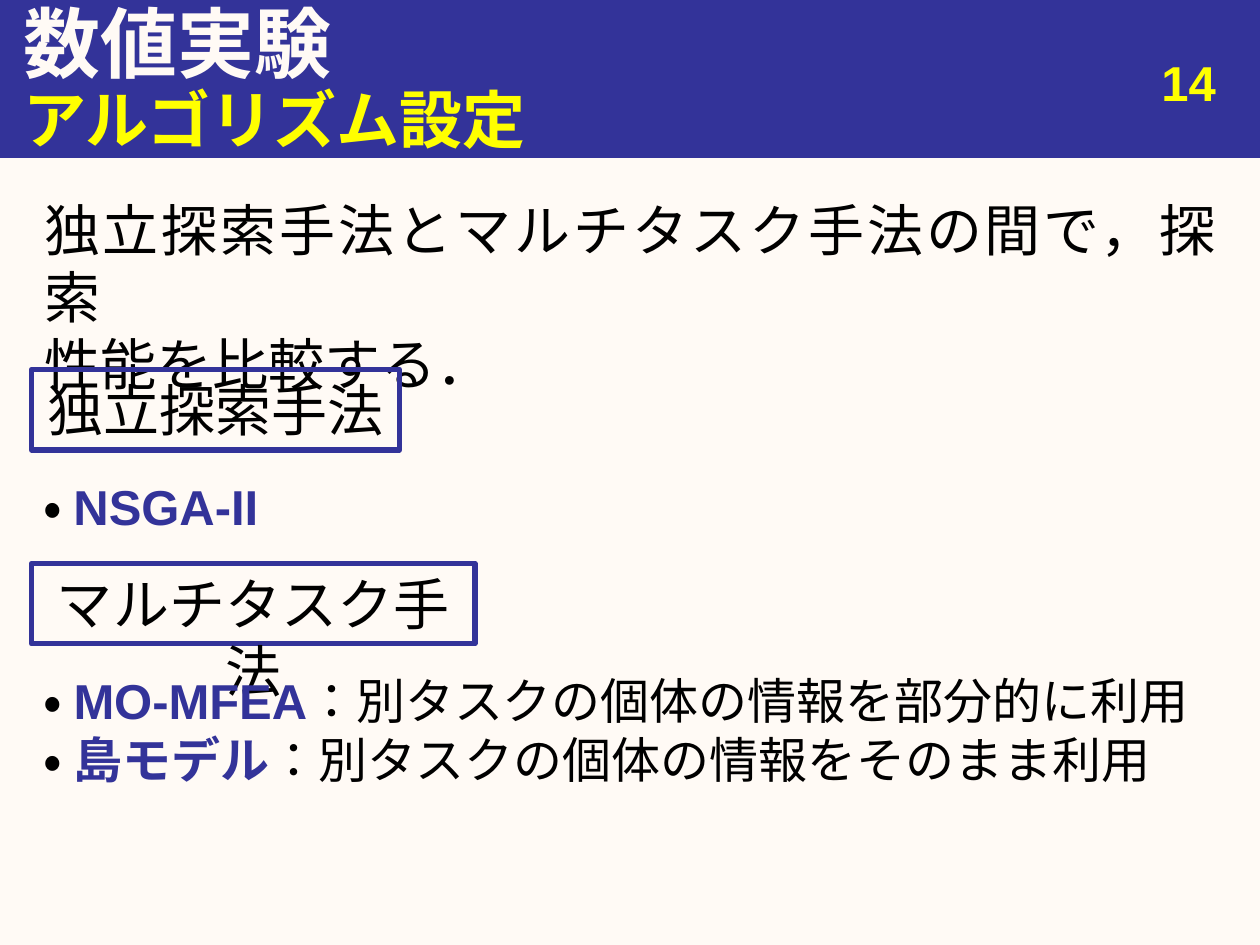
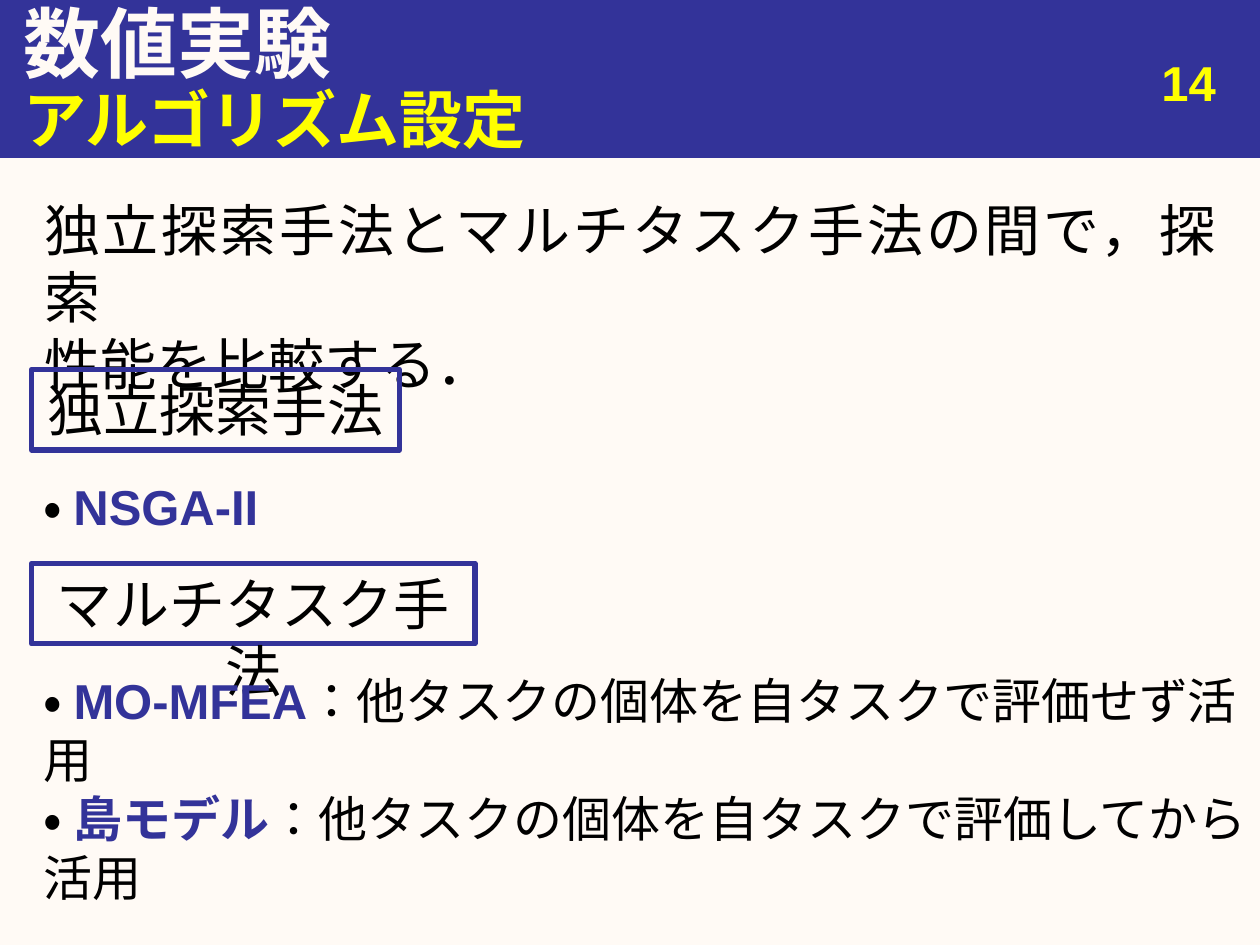
Before and after one commit to youle921/Slide-maintain, a slide deck: slide 15 of abstract/Slides/bachelor_thesis.pptx. Drawn at 1260x945 pixels with LibreOffice and Linux fonts; fonts in the diff are those of the drawing. Boxes give left, top, right and bottom in pixels: in the first picture for what was removed or moved away, otherwise in the second. Text is boxed around its words. In the diff, an @@ line names an element or a change of style, - is before the commit and + after.

```diff
--- a/abstract/Slides/bachelor_thesis.pptx
+++ b/abstract/Slides/bachelor_thesis.pptx
@@ text at [44, 680, 1247, 900]: text changed @@
-・ MO-MFEA：別タスクの個体の情報を部分的に利用
-・ 島モデル：別タスクの個体の情報をそのまま利用
+・ MO-MFEA：他タスクの個体を自タスクで評価せず活用
+・ 島モデル：他タスクの個体を自タスクで評価してから活用
```
Also in this commit, not shown: 4 other slides changed.
